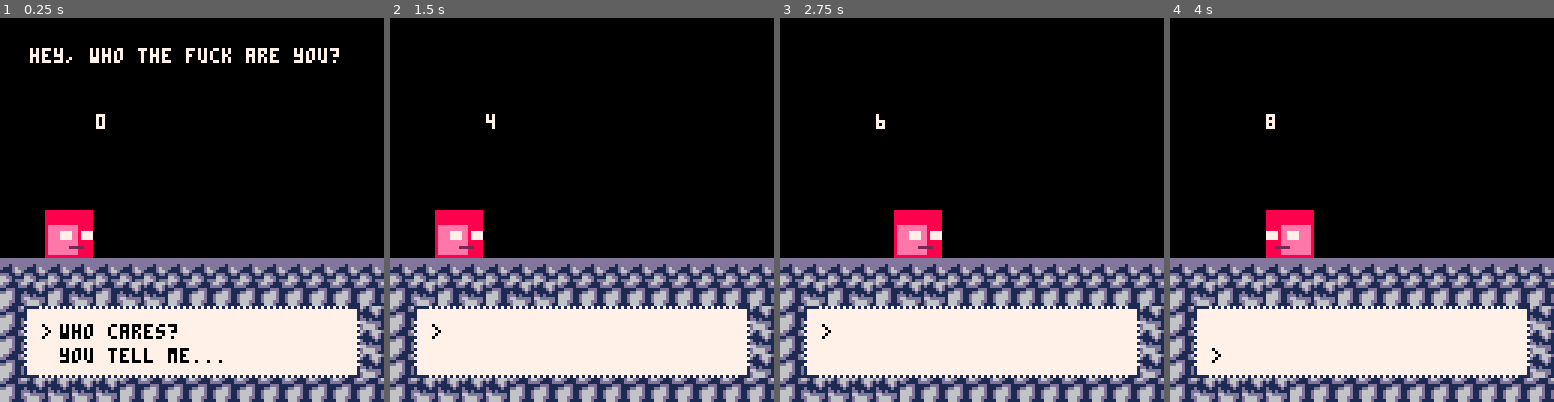
Above: before the commit, frames 1-4 (left to right).
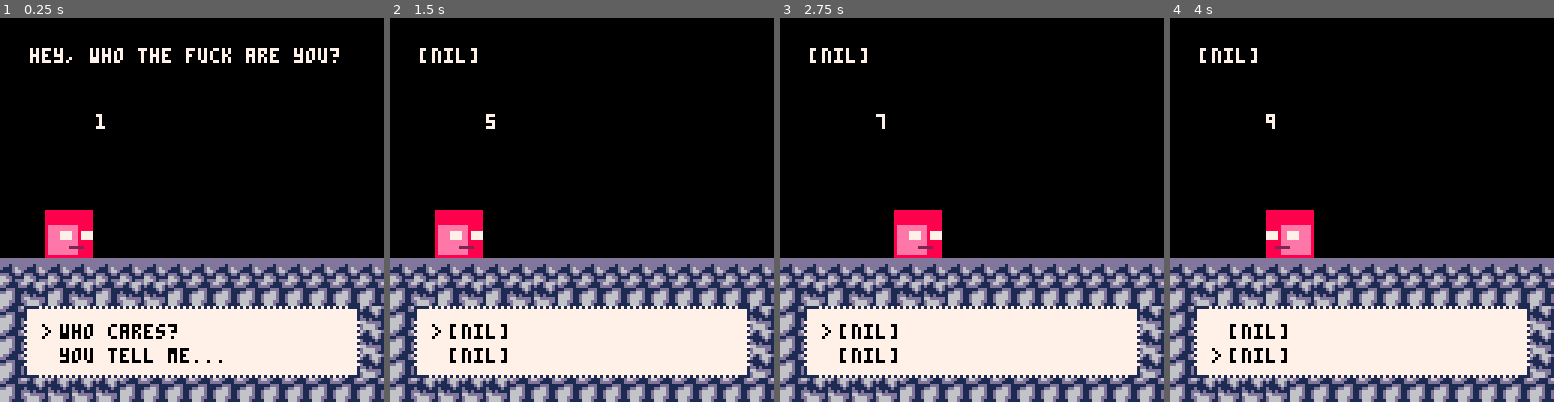
Above: after the commit, the same moments.

Repository: w1k5/S1LLYW1K5
Game: PICO-8 cartridge the story of dee.p8
Two runs of this game, one before a commit and one after it. Both use one fixed random seed, a clock stepped at 60 frames per second and the inputs below.
Inputs:
- Up to frame 1 (0.25 s): no input
- Up to frame 2 (1.5 s): tap X (X key) at 0.33, 1.07 s
- Up to frame 3 (2.75 s): hold Right 1.6-2.1 s; tap X (X key) at 1.85 s; hold Up 2.15-2.42 s; hold Right from 2.47 s (still down)
- Up to frame 4 (4 s): tap X (X key) at 2.97 s; release Right at 3.03 s; hold Left 3.08-3.58 s; hold Down 3.63-3.97 s

The runs differ from the first frame. In frame 1, less than 0.1% of the frame differs, in the area x 25-28%, y 25-29%; in frame 2, 0.8%; in frame 3, 0.8%, in the area x 7-31%, y 7-90%; in frame 4, 0.8%.

Commit message:
automate text

Diff:
--- a/the story of dee.p8
+++ b/the story of dee.p8
@@ -21,7 +21,10 @@
   spark.sprite = 5
 
   stanley = {} --ai information
-		stanley.res=0
+	stanley.res = 1
+  stanley.dialogue = {'hey, who the fuck are you?', 'i care. i asked for a reason.'}
+  dee.dialogue = {'who cares?', 'fuck off.'}
+  dee.dialogue2 = {'you tell me...', 'how sweet.'}
 end
 
 function draw_unit(unit)
@@ -33,24 +36,14 @@
 end
 
 function stan_talk()
-  if (stanley.res==0) then
-    print('hey, who the fuck are you?', 10, 10, 7) end
-  if (stanley.res==1) then
-  		print('i care. i asked for a reason.', 10, 10, 7) end
-  if (stanley.res==2) then
-  		print('a name is but a sound... maybe even just letters on a screen.', 10, 10, 7)	end
+    print(stanley.dialogue[stanley.res], 10, 10, 7)
 end
 
 function dee_talk()
-  if (stanley.res==0) then
-    print('who cares?', 20, 102, 0)
-    print('you tell me...', 20, 110, 0) end
-  if (stanley.res==1) then
-    print('how sweet.', 20, 102, 0)
-    print('fuck off.', 20, 110, 0) end
-  if (stanley.res==2) then
-    print('hi love', 20, 102, 0) end
+    print(dee.dialogue[stanley.res], 20, 102, 0)
+    print(dee.dialogue2[stanley.res], 20, 110, 0)
 end
+
 function dee_walk()
   if (btn(0) and dee.x > 0) dee.x -= 1
 		if (btn(0)) dee.flip=true
@@ -64,8 +57,8 @@
 end
 
 function decide()
-  if ((btnp(5)) and (choose.y<113)) stanley.res+=1
- 	if ((btnp(5)) and (choose.y>119)) stanley.res+=2
+  if ((btnp(5)) and (choose.y==102)) stanley.res+=1
+ 	if ((btnp(5)) and (choose.y==110)) stanley.res+=2
 end
 
 function _update()
